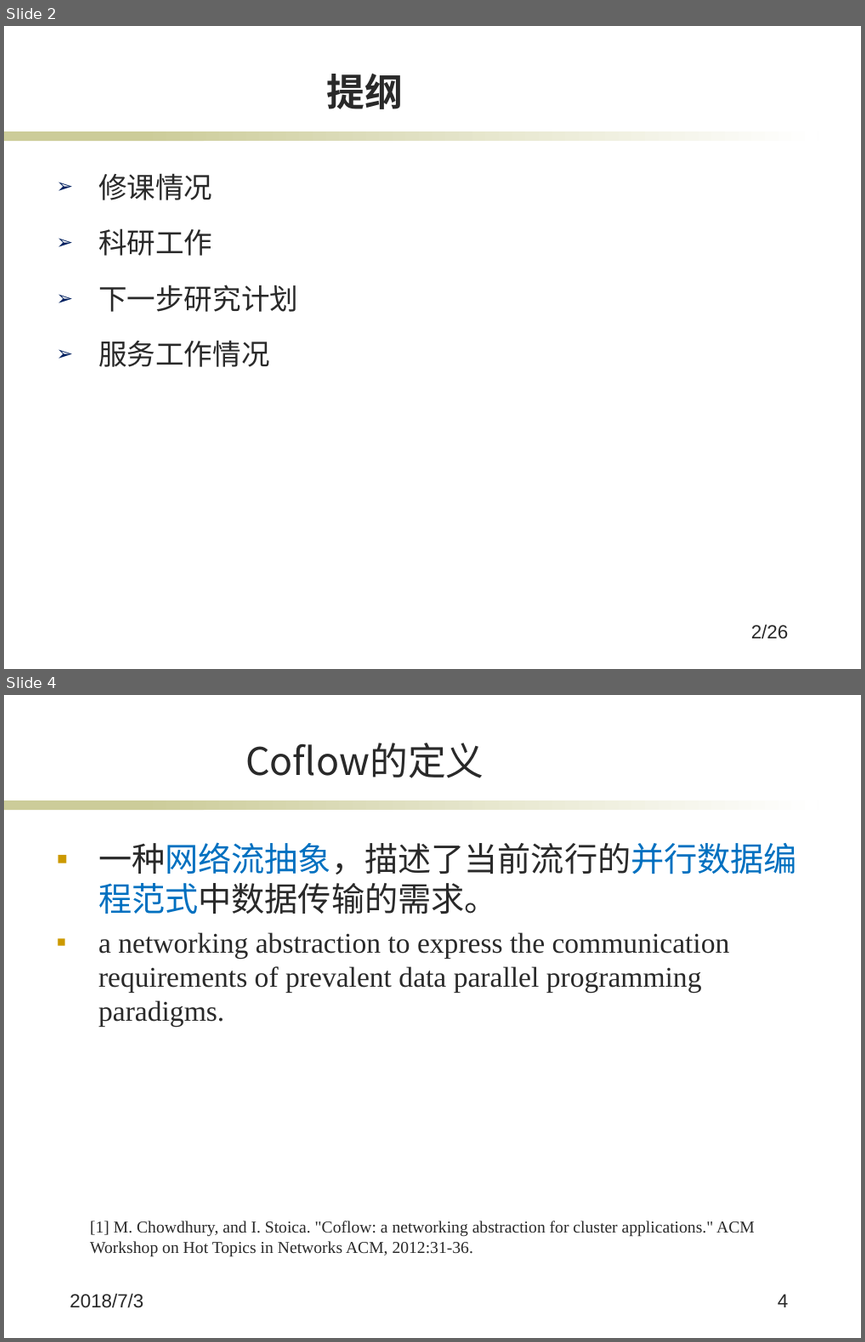
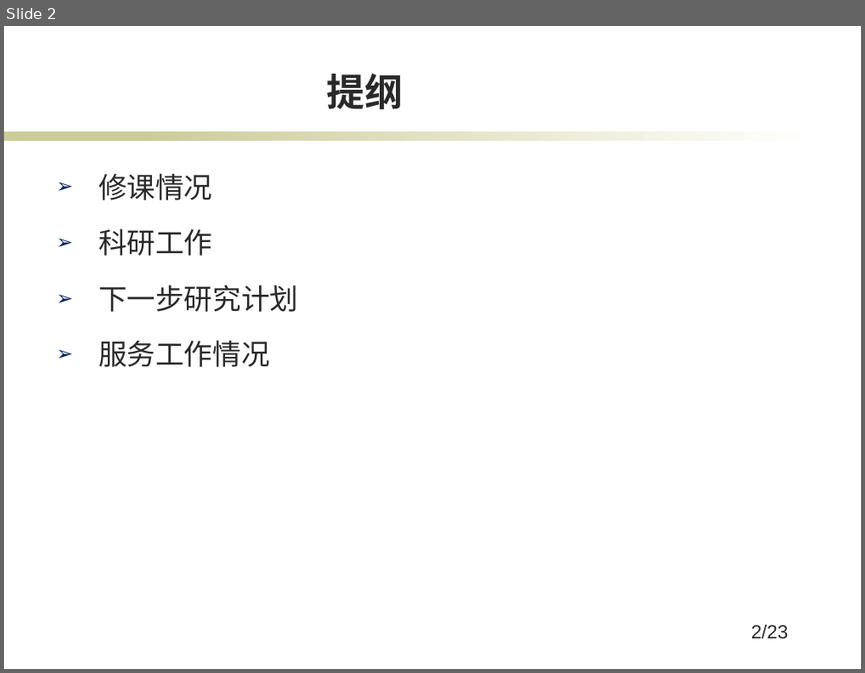
Before and after one commit to jkfhklh/papers-reading, a slide deck: 中期考核2018/B14.pptx. Shown one above the other, each under a label of ours: slides 2 and 4 before the commit, slide 2 after it; the slides between them are not shown. The pictures are 865x1342 and 865x673 pixels, drawn with LibreOffice and Linux fonts; fonts in the diff are those of the drawing; background and template pictures are left out. Boxes give left, top, right and bottom in pixels: in the first picture for what was removed or moved away, otherwise in the second. Text is boxed around its words. In the diff, an @@ line names an element or a change of style, - is before the commit and + after.

```diff
--- a/中期考核2018/B14.pptx
+++ b/中期考核2018/B14.pptx
@@ slide 4 removed at [4,695,861,1338], background #FFFFFF; not listed: 2 template elements that a slide beside it also shows @@
@@ title removed at [245,743,484,778] @@
-Coflow的定义
@@ text removed at [98,842,797,1027] @@
-▪ 一种网络流抽象，描述了当前流行的并行数据编程范式中数据传输的需求。
-▪ a networking abstraction to express the communication requirements of prevalent data parallel programming paradigms.
@@ text removed at [90,1220,755,1257] @@
-[1] M. Chowdhury, and I. Stoica. "Coflow: a networking abstraction for cluster applications." ACM Workshop on Hot Topics in Networks ACM, 2012:31-36.
@@ text removed at [69,1293,143,1308] @@
-2018/7/3
@@ page number removed at [778,1293,788,1307] @@
-4
@@ page number at [751,624,788,639]: text changed @@
-2/26
+2/23
```
Also in this commit, not shown: 3 slides changed, 19 slides added, 5 other slides removed.
